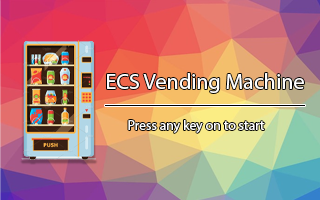
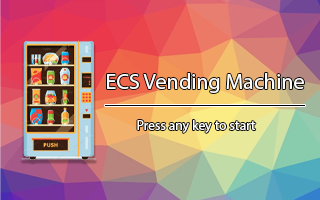
Two versions of the same layered image (w=320, h=200). Layer-by-layer changes:
renamed "Press any key on to start" to "Press any key to start", painted on it over [128, 120, 265, 133]
